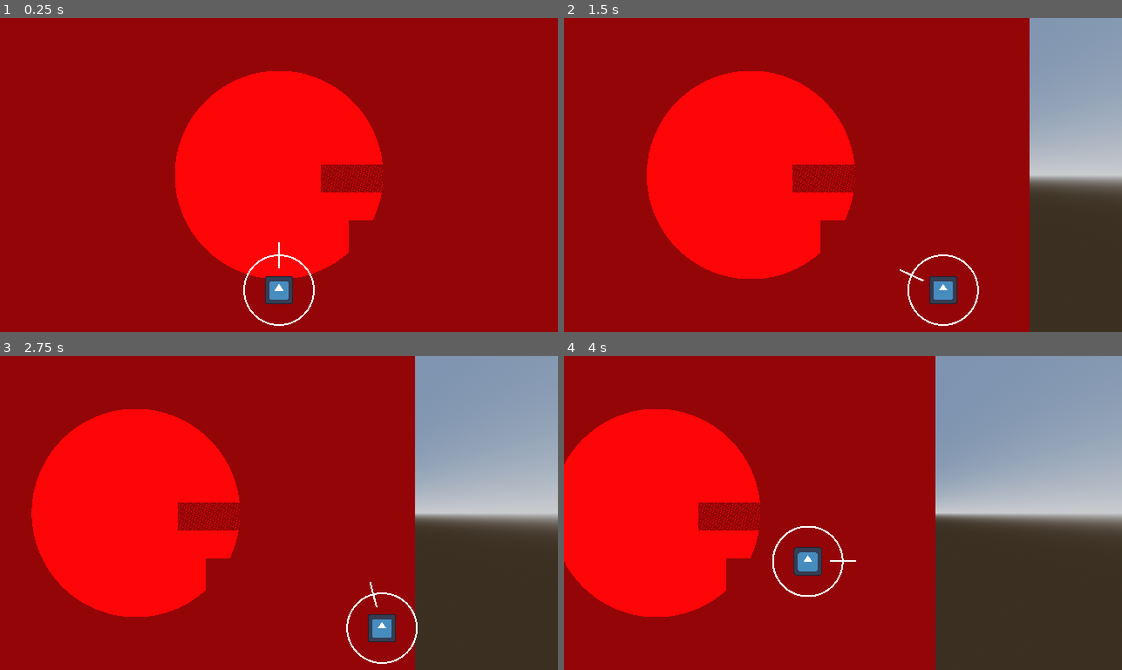
Above: before the commit, frames 1-4 (two rows, left to right).
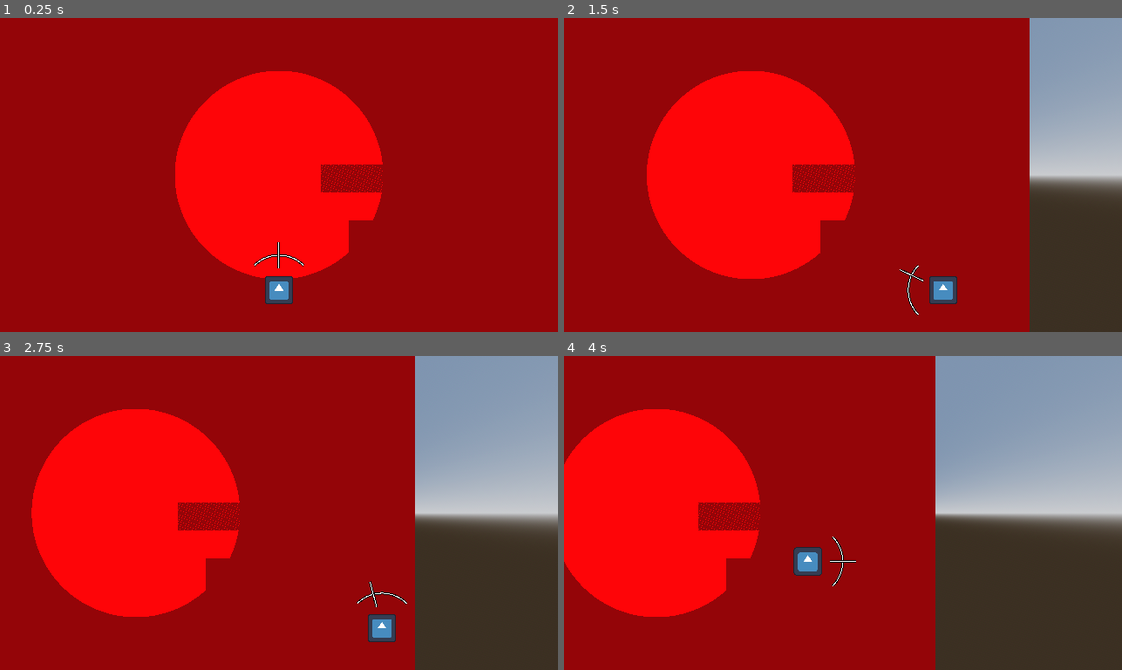
Above: after the commit, the same moments.

Repository: BK3000gamer/Re.Ality
Game: Godot game, scene res://Levels/main.tscn
Same seed, same stepped clock (60 frames per second), same inputs: the game is played once before the commit and once after it. The engine's default icon, where the game draws it, is replaced by a stand-in: a white triangle on a blue panel in a dark square.
Inputs (mouse positions are in pixels of both pictures, inside the frame that each line leads up to):
- Up to frame 1 (0.25 s): no input
- Up to frame 2 (1.5 s): tap Enter at 0.5 s; move the mouse to (965, 159) at 0.52 s; hold D (move_right) 0.53-1.28 s; hold Ctrl (crouch) 0.53-1.28 s; tap Space (jump) at 0.77 s; move the mouse to (731, 190) at 1.27 s; hold S (move_down) from 1.28 s (still down); tap Shift (dash) at 1.35 s
- Up to frame 3 (2.75 s): tap Space (jump) at 1.52 s; move the mouse to (334, 443) at 2.02 s; release S (move_down) at 2.03 s; hold D (move_right) from 2.03 s (still down); hold Ctrl (crouch) from 2.03 s (still down)
- Up to frame 4 (4 s): move the mouse to (815, 575) at 2.77 s; release D (move_right) at 2.78 s; release Ctrl (crouch) at 2.78 s; hold W (move_up) 2.78-3.53 s; tap Shift (dash) at 2.85 s; tap Space (jump) at 3.02, 3.77 s; move the mouse to (1010, 560) at 3.52 s; hold A (move_left) from 3.53 s (still down); hold Ctrl (crouch) from 3.53 s (still down)

The runs differ from the first frame. In frame 1, 0.2% of the frame differs, in the area x 43-57%, y 71-99%; in frame 2, 0.2%; in frame 3, 0.2%; in frame 4, 0.2%, in the area x 37-53%, y 54-77%.

Commit message:
added basic attack UI

Diff:
--- a/Entites/Camera/Scripts/pivot.gd
+++ b/Entites/Camera/Scripts/pivot.gd
@@ -8,6 +8,7 @@
 var RoomPos
 var CamPos
 var CurrentState: String
+var PivotRot
 
 var rooms: Array[Node]
 @export var CenterThreshold: float = 2.0
@@ -25,7 +26,9 @@
 	RotationControl.init(self)
 
 func _process(delta: float) -> void:
-	print(rad_to_deg(global_rotation.y))
+	PivotRot = rad_to_deg(rotation.y)
+	PivotRot = round(PivotRot)
+	print (PivotRot)
 	var OverlappingRooms = $Area3D.get_overlapping_areas()
 	for room in OverlappingRooms:
 		if room.is_in_group("rooms"):
--- a/UI/Scenes/attack_ui.tscn
+++ b/UI/Scenes/attack_ui.tscn
@@ -6,5 +6,5 @@
 [node name="Attack UI" type="Node2D"]
 script = ExtResource("1_0oy8q")
 
-[node name="Circle" type="Node2D" parent="."]
+[node name="Basic" type="Node2D" parent="."]
 script = ExtResource("1_1s0fo")
--- a/UI/Scripts/circle.gd
+++ b/UI/Scripts/circle.gd
@@ -10,16 +10,54 @@
 var VerticalPos
 
 func _draw() -> void:
-	draw_circle(playerPos, 40, Color.WHITE, false, 2, false)
-	draw_line(startPoint, endPoint, Color.WHITE, 2, false)
+	if  -(PI*0.25) < playerPos.angle_to_point(mousePos) and playerPos.angle_to_point(mousePos) < PI*0.25:
+		draw_arc(playerPos, 40, -(PI*0.25), PI*0.25, 100, Color.BLACK, 3, false)
+		draw_arc(playerPos, 40, -(PI*0.25), PI*0.25, 100, Color.WHITE, 1, false)
+	elif -(PI*0.75) < playerPos.angle_to_point(mousePos) and playerPos.angle_to_point(mousePos) < -(PI*0.25):
+		draw_arc(playerPos, 40, -(PI*0.75), -(PI*0.25), 100, Color.BLACK, 3, false)
+		draw_arc(playerPos, 40, -(PI*0.75), -(PI*0.25), 100, Color.WHITE, 1, false)
+	elif PI*0.25 < playerPos.angle_to_point(mousePos) and playerPos.angle_to_point(mousePos) < PI*0.75:
+		if pivot.IsInSideView:
+			if !player.is_on_floor():
+				draw_arc(playerPos, 40, PI*0.25, PI*0.75, 100, Color.BLACK, 3, false)
+				draw_arc(playerPos, 40, PI*0.25, PI*0.75, 100, Color.WHITE, 1, false)
+		else:
+			draw_arc(playerPos, 40, PI*0.25, PI*0.75, 100, Color.BLACK, 3, false)
+			draw_arc(playerPos, 40, PI*0.25, PI*0.75, 100, Color.WHITE, 1, false)
+	elif PI*0.75 < playerPos.angle_to_point(mousePos) or playerPos.angle_to_point(mousePos) -(PI*0.75):
+		draw_arc(playerPos, 40, PI*0.75, PI, 100, Color.BLACK, 3, false)
+		draw_arc(playerPos, 40, PI*0.75, PI, 100, Color.WHITE, 1, false)
+		draw_arc(playerPos, 40, -PI, -(PI*0.75), 100, Color.BLACK, 3, false)
+		draw_arc(playerPos, 40, -PI, -(PI*0.75), 100, Color.WHITE, 1, false)
+	draw_line(startPoint, endPoint, Color.BLACK, 3, false)
+	draw_line(startPoint, endPoint, Color.WHITE, 1, false)
 
 func _process(delta: float) -> void:
-	if pivot.CurrentState == "SideWE":
-		HorizontalPos = ( player.global_transform.origin.x - pivot.global_transform.origin.x + 10) * 32
+	if pivot.PivotRot == 0.0 and pivot.IsInSideView:
+		HorizontalPos = (player.global_transform.origin.x - pivot.global_transform.origin.x + 10) * 32
 		VerticalPos = 360 - (player.global_transform.origin.y - pivot.global_transform.origin.y + 5.625) * 32
-	elif pivot.CurrentState == "SideNS":
-		HorizontalPos = ( player.global_transform.origin.z - pivot.global_transform.origin.z + 10) * 32
+	elif pivot.PivotRot == -90.0 and pivot.IsInSideView:
+		HorizontalPos = (player.global_transform.origin.z - pivot.global_transform.origin.z + 10) * 32
 		VerticalPos = 360 - (player.global_transform.origin.y - pivot.global_transform.origin.y + 5.625) * 32
+	elif pivot.PivotRot == -180.0 and pivot.IsInSideView:
+		HorizontalPos = 640 - (player.global_transform.origin.x - pivot.global_transform.origin.x + 10) * 32
+		VerticalPos = 360 - (player.global_transform.origin.y - pivot.global_transform.origin.y + 5.625) * 32
+	elif pivot.PivotRot == 90.0 and pivot.IsInSideView:
+		HorizontalPos = 640 - (player.global_transform.origin.z - pivot.global_transform.origin.z + 10) * 32
+		VerticalPos = 360 - (player.global_transform.origin.y - pivot.global_transform.origin.y + 5.625) * 32
+	elif pivot.PivotRot == 0.0 and !pivot.IsInSideView:
+		HorizontalPos = (player.global_transform.origin.x - pivot.global_transform.origin.x + 10) * 32
+		VerticalPos = (player.global_transform.origin.z - pivot.global_transform.origin.z + 5.625) * 32
+	elif pivot.PivotRot == -90.0 and !pivot.IsInSideView:
+		HorizontalPos = (player.global_transform.origin.z - pivot.global_transform.origin.z + 10) * 32
+		VerticalPos = 360 - (player.global_transform.origin.x - pivot.global_transform.origin.x + 5.625) * 32
+	elif pivot.PivotRot == -180.0 and !pivot.IsInSideView:
+		HorizontalPos = 640 - (player.global_transform.origin.x - pivot.global_transform.origin.x + 10) * 32
+		VerticalPos = 360 - (player.global_transform.origin.z - pivot.global_transform.origin.z + 5.625) * 32
+	elif pivot.PivotRot == 90.0 and !pivot.IsInSideView:
+		HorizontalPos = 640 - (player.global_transform.origin.z - pivot.global_transform.origin.z + 10) * 32
+		VerticalPos = (player.global_transform.origin.x - pivot.global_transform.origin.x + 5.625) * 32
+
 	playerPos = Vector2(HorizontalPos, VerticalPos)
 	mousePos = get_viewport().get_mouse_position()
 	var rad = playerPos.angle_to_point(mousePos)
--- a/project.godot
+++ b/project.godot
@@ -19,6 +19,7 @@
 
 window/size/viewport_width=640
 window/size/viewport_height=360
+window/size/mode=3
 window/size/borderless=true
 window/stretch/mode="viewport"
 window/stretch/aspect="expand"
